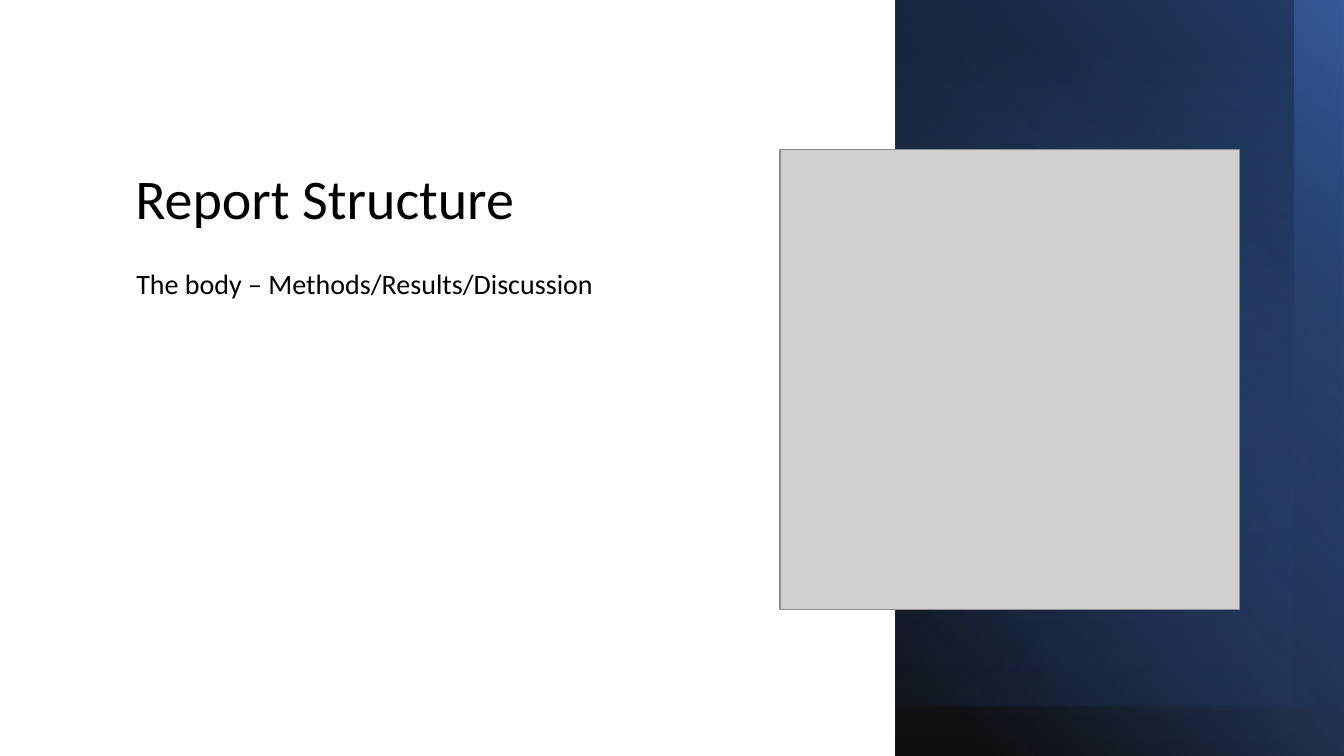
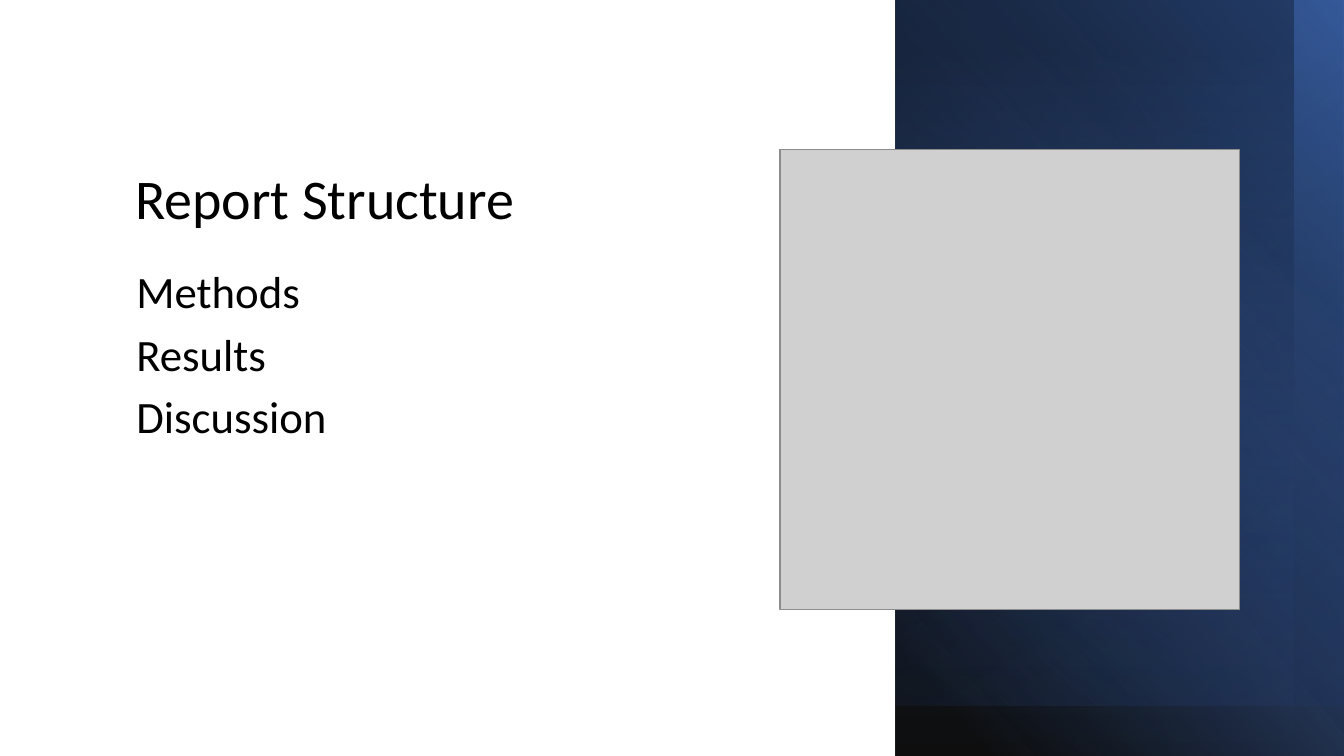
Before and after one commit to robinja4/FlexIT, a slide deck: slide 8 of Report Writing & Referencing.pptx. Drawn at 1344x756 pixels with LibreOffice and Linux fonts; fonts in the diff are those of the drawing; grey boxes stand for pictures. Boxes give left, top, right and bottom in pixels: in the first picture for what was removed or moved away, otherwise in the second. Text is boxed around its words. In the diff, an @@ line names an element or a change of style, - is before the commit and + after.

```diff
--- a/Report Writing & Referencing.pptx
+++ b/Report Writing & Referencing.pptx
@@ text at <box>136,277,326,434</box>: text changed; size 20 to 32 pt @@
-The body – Methods/Results/Discussion
+Methods
+Results
+Discussion
```
Also in this commit, not shown: 12 other slides changed, 2 slides removed, 2 other files.
